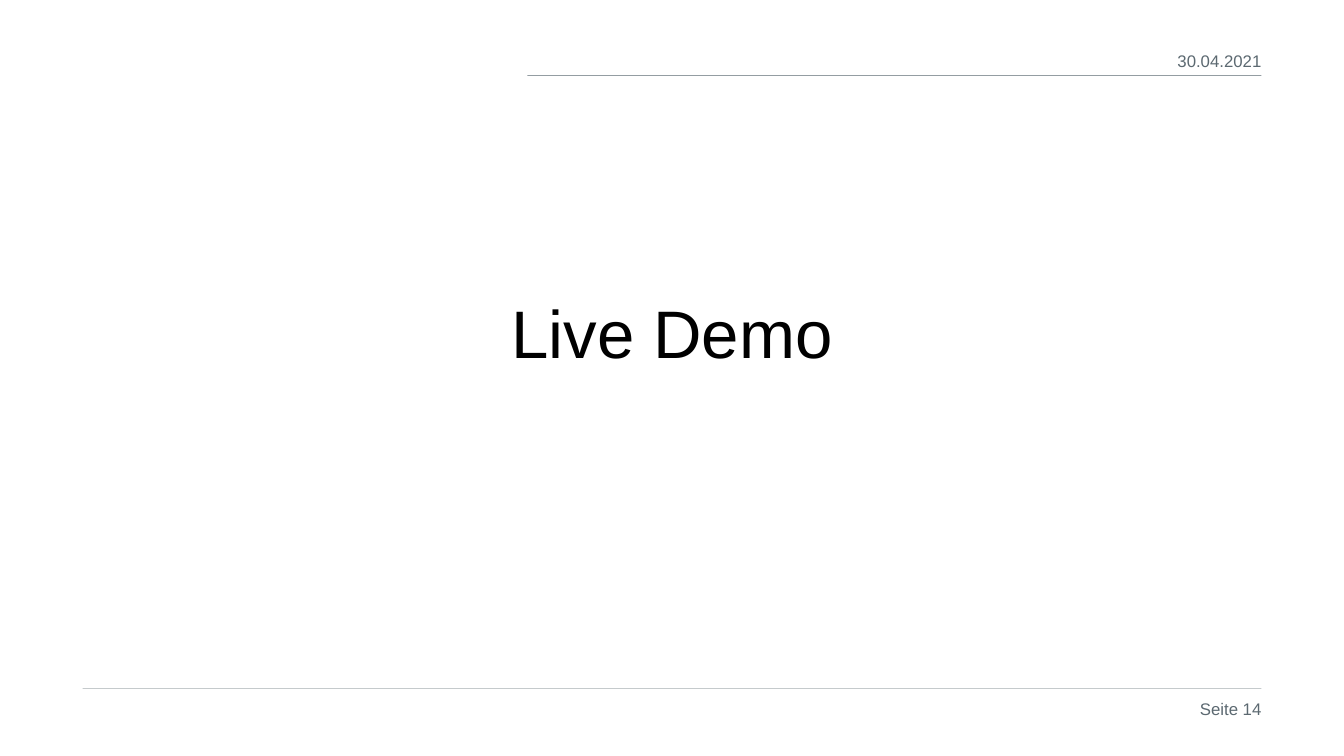
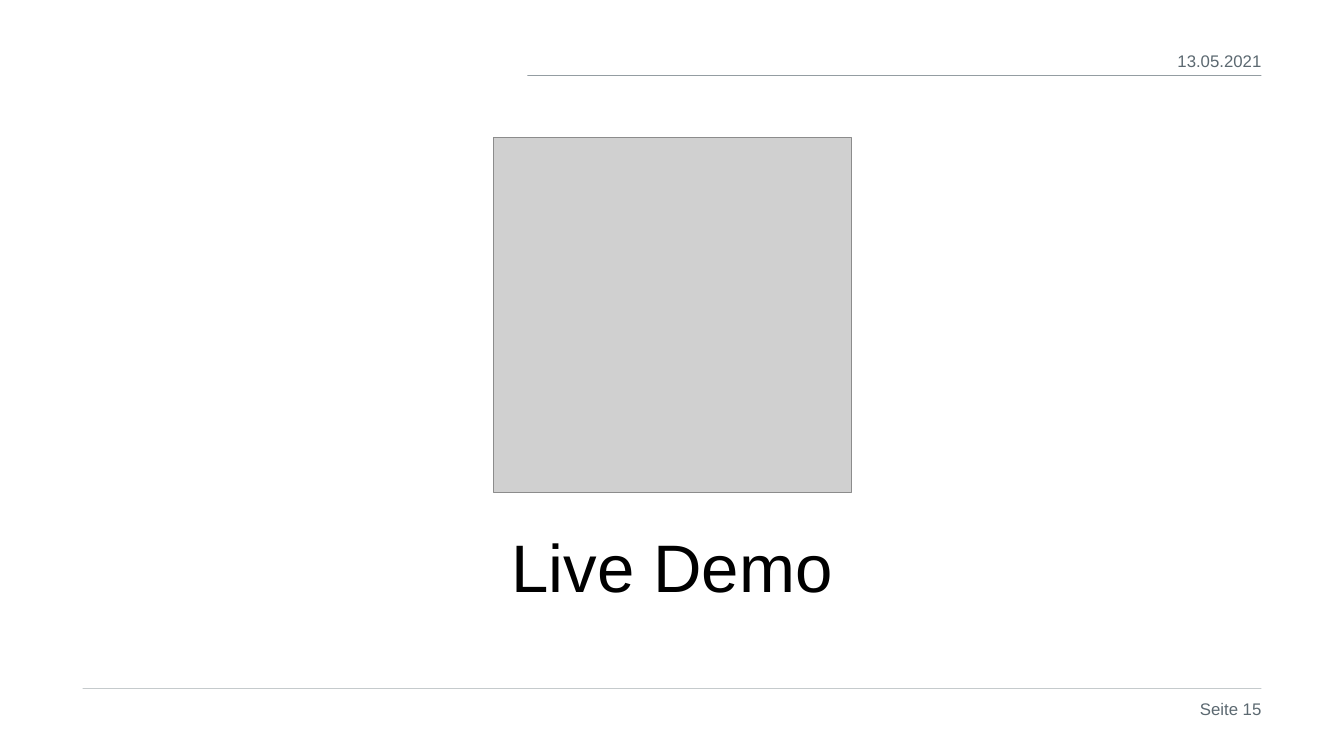
Before and after one commit to ghNico/TINF19C-Team-3-OPC-UA-Server-Farm, a slide deck: slide 15 of PROJECT/Prasentation/Finale Präsentation_v1.pptx (slide 14 before the commit). Drawn at 1344x756 pixels with LibreOffice and Linux fonts; fonts in the diff are those of the drawing; grey boxes stand for pictures; background and template pictures are left out. Boxes give left, top, right and bottom in pixels: in the first picture for what was removed or moved away, otherwise in the second. Text is boxed around its words. In the diff, an @@ line names an element or a change of style, - is before the commit and + after.

```diff
--- a/PROJECT/Prasentation/Finale Präsentation_v1.pptx
+++ b/PROJECT/Prasentation/Finale Präsentation_v1.pptx
@@ text at (1177,55,1261,67): text changed @@
-30.04.2021
+13.05.2021
@@ picture added at (494,138,851,493) @@
@@ text "Live Demo": place and size @@
-text "Live Demo" at (511,309,832,359)
+text "Live Demo" at (511,543,832,593)
@@ page number at (1200,703,1262,715): text changed @@
-Seite 14
+Seite 15
```
Also in this commit, not shown: 15 other slides changed, 1 slide added, 1 other file.
